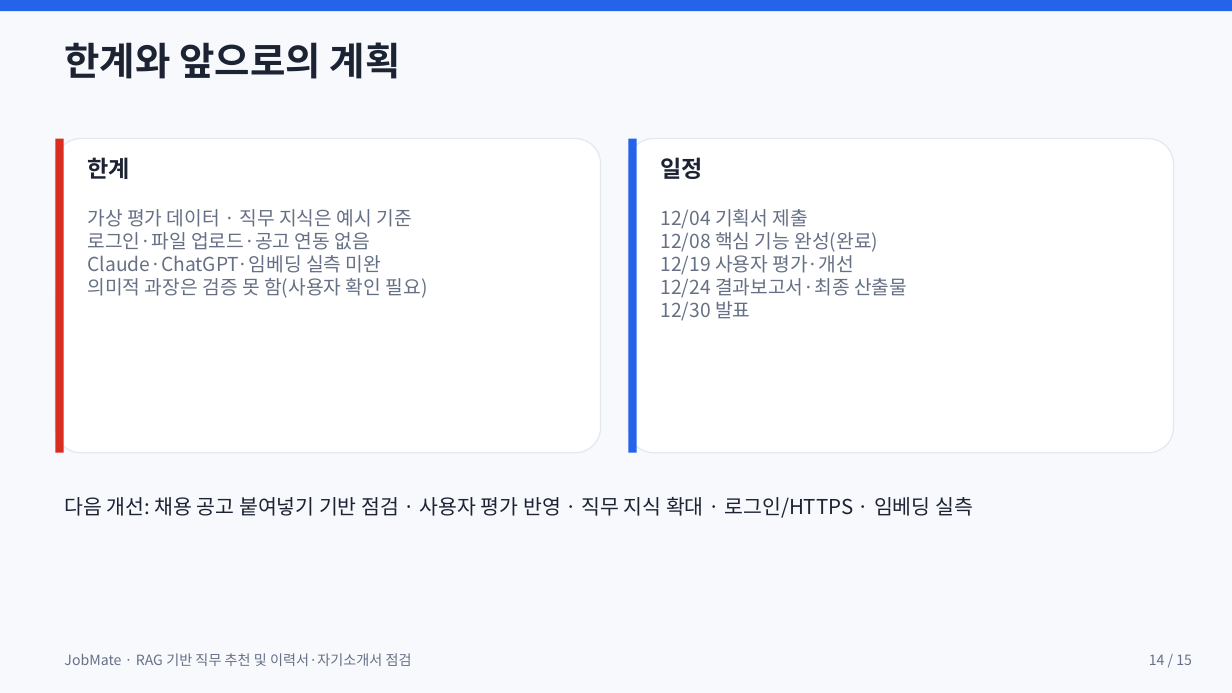
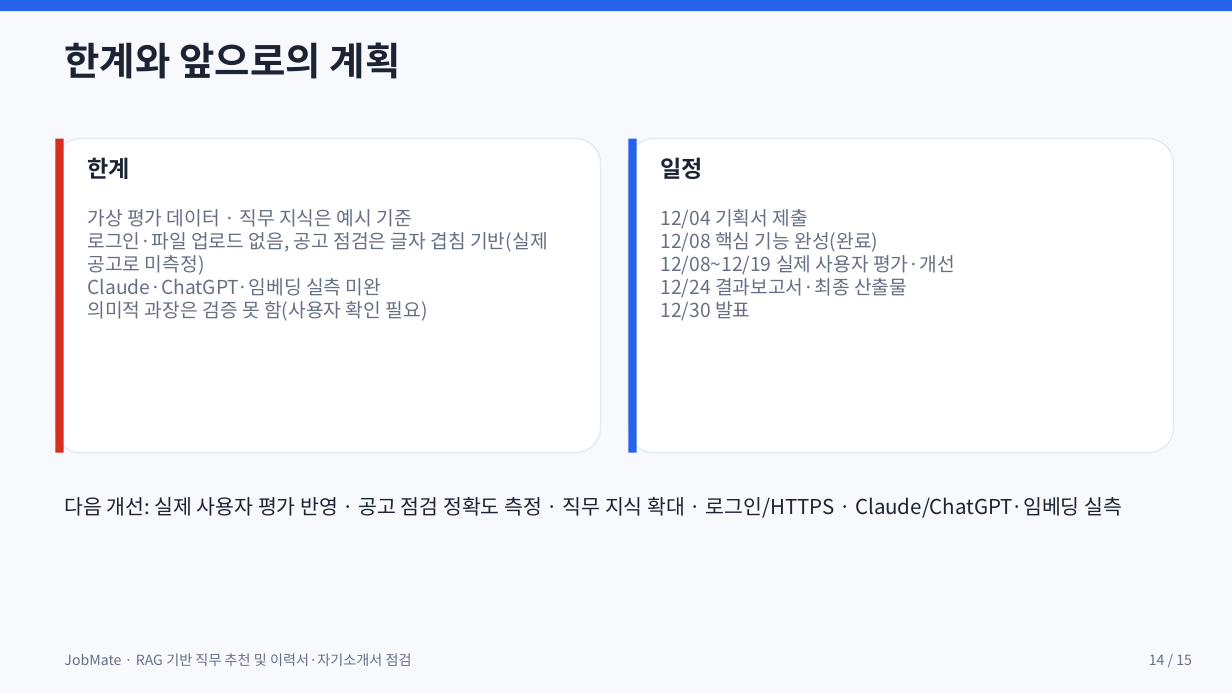
Before and after one commit to mycom0216/jobmate, a slide deck: slide 14 of docs/JobMate_발표자료.pptx. Drawn at 1232x693 pixels with LibreOffice and Linux fonts; fonts in the diff are those of the drawing. Boxes give left, top, right and bottom in pixels: in the first picture for what was removed or moved away, otherwise in the second. Text is boxed around its words. In the diff, an @@ line names an element or a change of style, - is before the commit and + after.

```diff
--- a/docs/JobMate_발표자료.pptx
+++ b/docs/JobMate_발표자료.pptx
@@ text at (88,209,547,321): text changed @@
-가상 평가 데이터 · 직무 지식은 예시 기준
-로그인·파일 업로드·공고 연동 없음
-Claude·ChatGPT·임베딩 실측 미완
-의미적 과장은 검증 못 함(사용자 확인 필요)
+가상 평가 데이터 · 직무 지식은 예시 기준
+로그인·파일 업로드 없음, 공고 점검은 글자 겹침 기반(실제 공고로 미측정)
+Claude·ChatGPT·임베딩 실측 미완
+의미적 과장은 검증 못 함(사용자 확인 필요)
@@ text at (660,209,955,321): text changed @@
-12/04 기획서 제출
-12/08 핵심 기능 완성(완료)
-12/19 사용자 평가·개선
-12/24 결과보고서·최종 산출물
-12/30 발표
+12/04 기획서 제출
+12/08 핵심 기능 완성(완료)
+12/08~12/19 실제 사용자 평가·개선
+12/24 결과보고서·최종 산출물
+12/30 발표
@@ text at (64,497,1122,518): text changed @@
-다음 개선: 채용 공고 붙여넣기 기반 점검 · 사용자 평가 반영 · 직무 지식 확대 · 로그인/HTTPS · 임베딩 실측
+다음 개선: 실제 사용자 평가 반영 · 공고 점검 정확도 측정 · 직무 지식 확대 · 로그인/HTTPS · Claude/ChatGPT·임베딩 실측
```
Also in this commit, not shown: 1 other slide changed, 2 other files.
